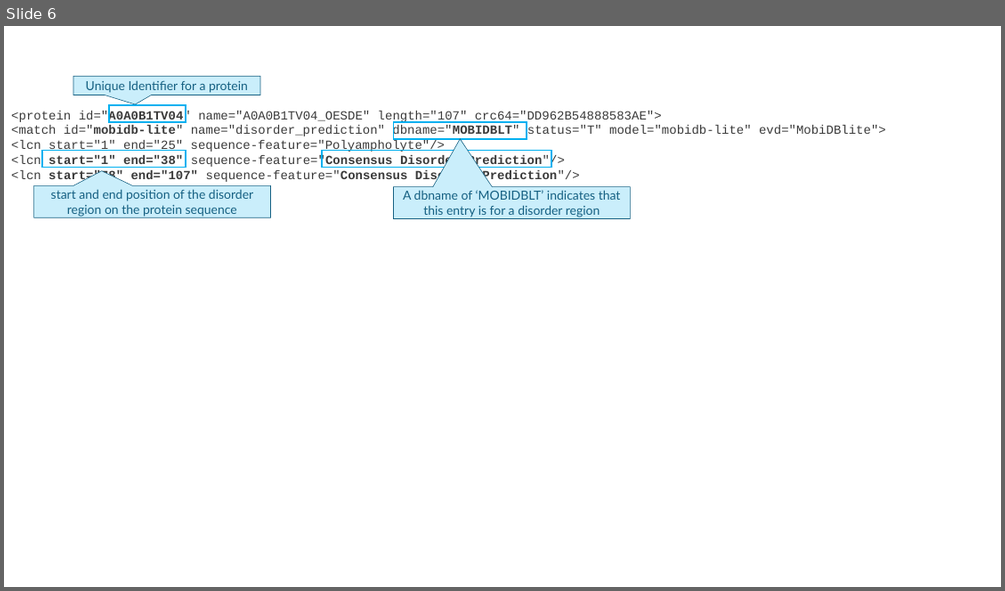
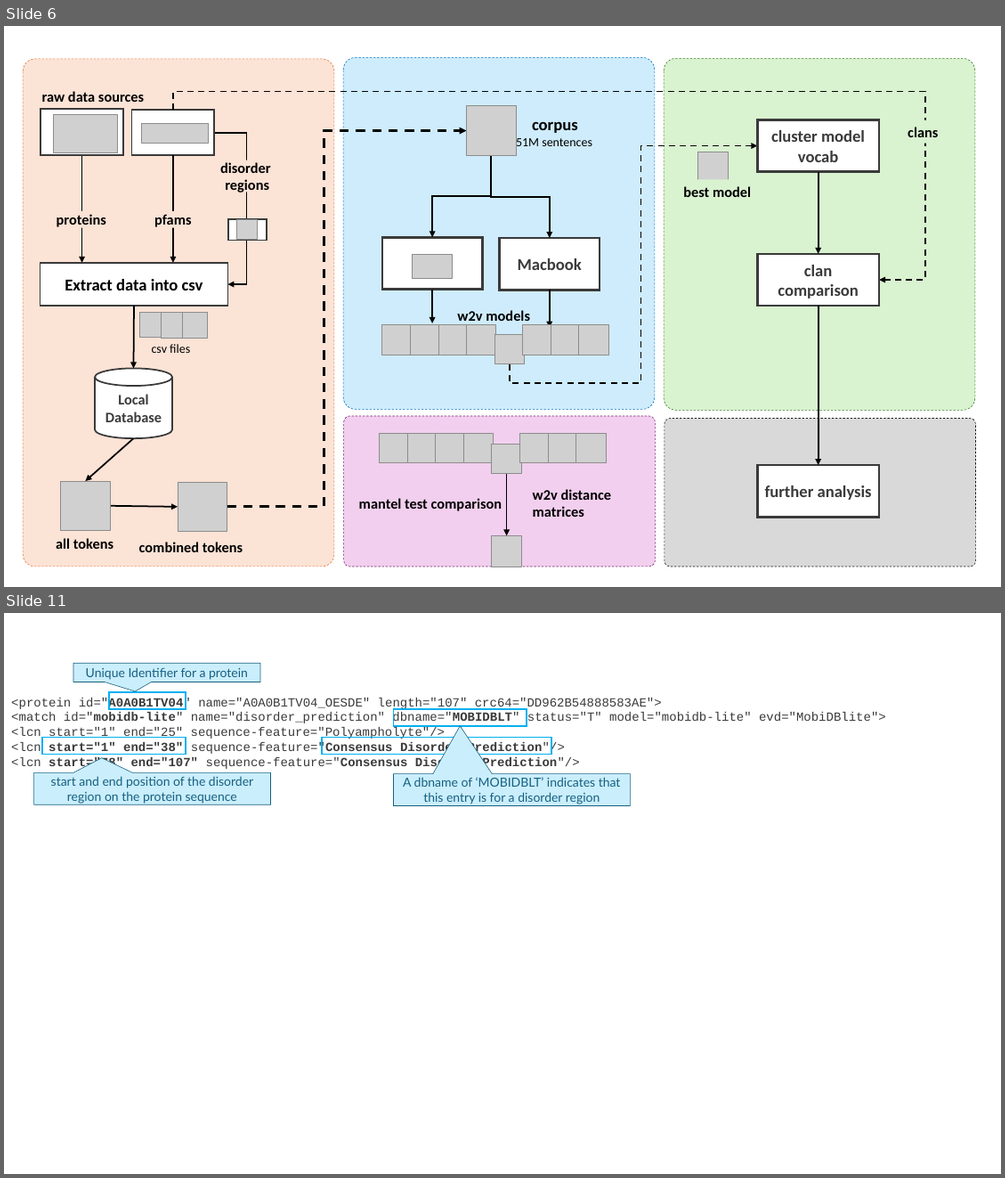
Before and after one commit to greyneuron/COMP_0158_MSC_PROJECT, a slide deck: report/MSc Dissertation - W2V.pptx. Shown one above the other, each under a label of ours: slide 6 before the commit, slides 6 and 11 after it; the slides between them are not shown. The pictures are 1005x591 and 1005x1178 pixels, drawn with LibreOffice and Linux fonts; fonts in the diff are those of the drawing; grey boxes stand for pictures; background and template pictures are left out. Boxes give left, top, right and bottom in pixels: in the first picture for what was removed or moved away, otherwise in the second. Text is boxed around its words. In the diff, an @@ line names an element or a change of style, - is before the commit and + after.

```diff
--- a/report/MSc Dissertation - W2V.pptx
+++ b/report/MSc Dissertation - W2V.pptx
@@ slide 6 added at [4,26,1001,587], background #FFFFFF @@
@@ group added at [23,57,975,566]: 28 pictures, 12 texts, 10 rectangles, 10 arrows, 6 elbow arrows, 5 rounded rectangles, 1 cylinder @@
+Extract data into csv
+Local Database
+Macbook
+proteins
+csv files
+w2v models
+Ω
+corpus
+51M sentences
+all tokens
+combined tokens
+w2v distance matrices
+mantel test comparison
+clans
+cluster model vocab
+clan comparison
+further analysis
+pfams
+disorder
+regions
+raw data sources
+best model
@@ text added at [996,566,1001,587], 12 pt, text #000000 @@
+230,397,847 sentences
@@ what was slide 6 is now slide 11 @@
```
Also in this commit, not shown: 7 other slides added, 3 slides removed, 1 other file.
